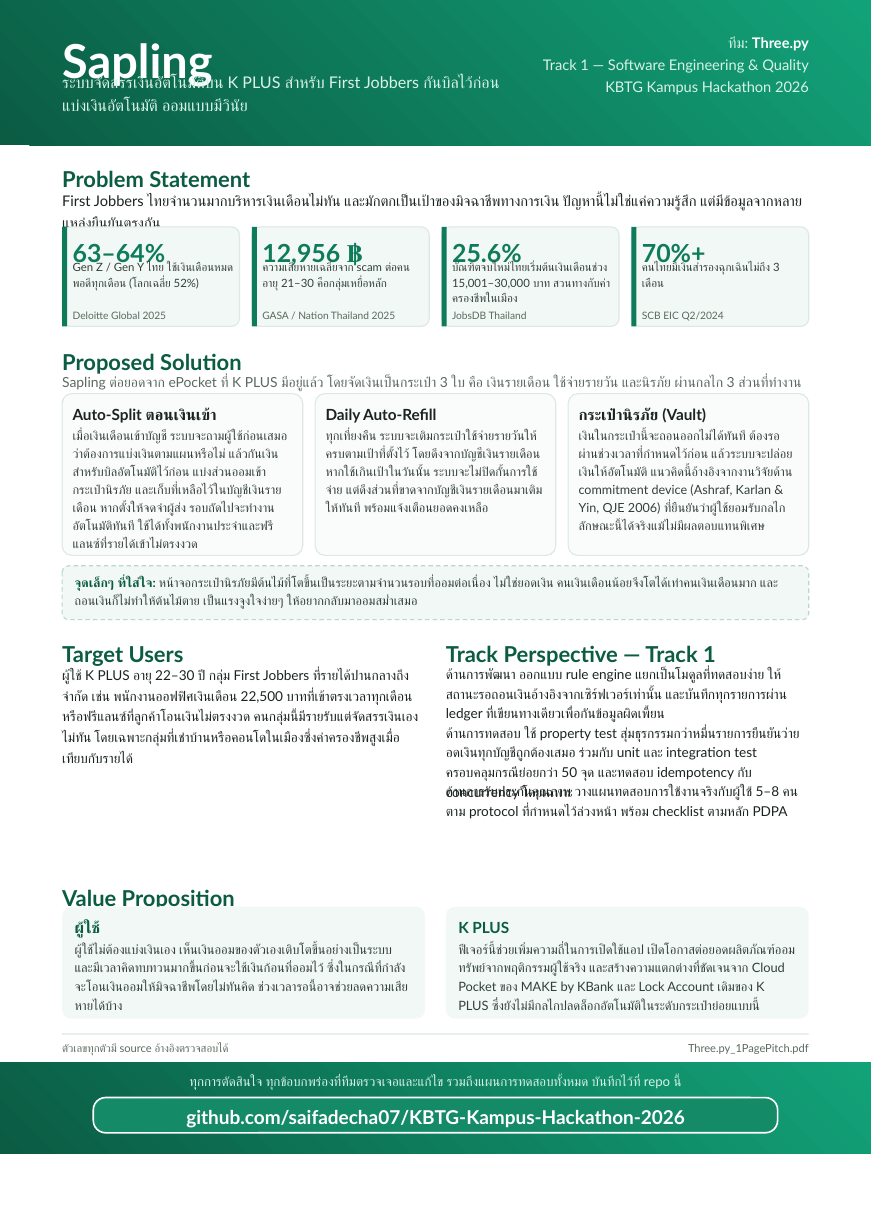
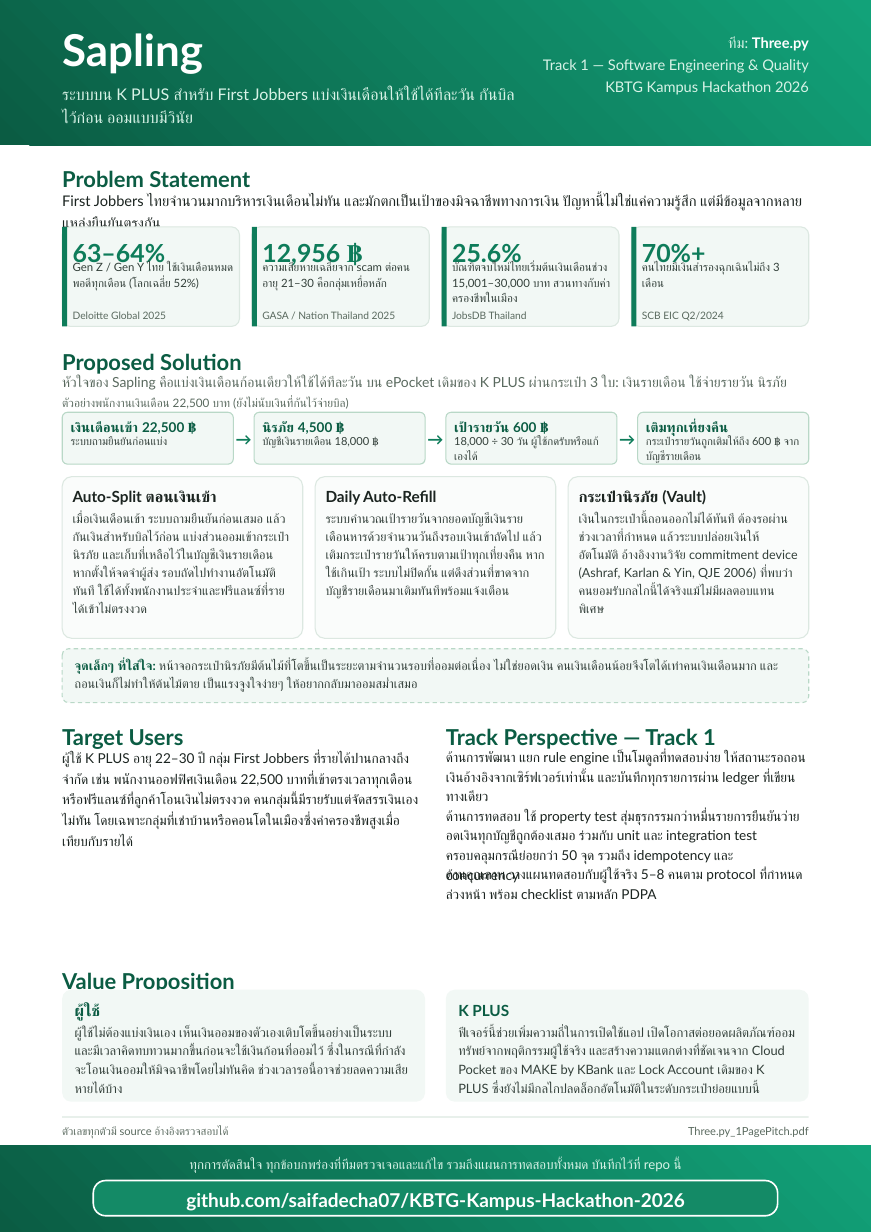
Before and after one commit to saifadecha07/KBTG-Kampus-Hackathon-2026, a slide deck: slide 1 of docs/06-pitch/Three.py_1PagePitch.pptx. Drawn at 871x1232 pixels with LibreOffice and Linux fonts; fonts in the diff are those of the drawing. Boxes give left, top, right and bottom in pixels: in the first picture for what was removed or moved away, otherwise in the second. Text is boxed around its words. In the diff, an @@ line names an element or a change of style, - is before the commit and + after.

Commit message:
docs(pitch): make the daily-allowance mechanic the headline of the solution
The core idea — split one monthly salary into money you can spend a
day at a time — was only a one-line refill card with no numbers, and
the tagline led with "auto-allocation" instead. Add a worked example
strip (22,500 -> vault 4,500 + monthly 18,000 -> 600/day -> midnight
refill, from the user flow in sapling_strategy.md), state how the
daily target is derived, and rewrite the tagline and section intro
around it. Trimmed other copy to stay on one page; PPTX mirrors it.

```diff
--- a/docs/06-pitch/Three.py_1PagePitch.pptx
+++ b/docs/06-pitch/Three.py_1PagePitch.pptx
@@ text "Sapling": place and size @@
-text "Sapling" at (62, 43, 212, 87)
+text "Sapling" at (62, 33, 203, 74)
@@ text "Sapling" at (62, 33, 203, 74): size 32 to 30 pt @@
@@ text at (62, 87, 515, 123): text changed @@
-ระบบจัดสรรเงินอัตโนมัติบน K PLUS สำหรับ First Jobbers กันบิลไว้ก่อน แบ่งเงินอัตโนมัติ ออมแบบมีวินัย
+ระบบบน K PLUS สำหรับ First Jobbers แบ่งเงินเดือนให้ใช้ได้ทีละวัน กันบิลไว้ก่อน ออมแบบมีวินัย
@@ text at (62, 376, 787, 390): text changed @@
-Sapling ต่อยอดจาก ePocket ที่ K PLUS มีอยู่แล้ว โดยจัดเงินเป็นกระเป๋า 3 ใบ คือ เงินรายเดือน ใช้จ่ายรายวัน และนิรภัย ผ่านกลไก 3 ส่วนที่ทำงานร่วมกันโดยผู้ใช้ไม่ต้องโยกเงินเอง
+หัวใจของ Sapling คือแบ่งเงินเดือนก้อนเดียวให้ใช้ได้ทีละวัน บน ePocket เดิมของ K PLUS ผ่านกระเป๋า 3 ใบ: เงินรายเดือน ใช้จ่ายรายวัน นิรภัย
@@ text added at (62, 397, 349, 409), 8 pt, text #5A6A5F @@
+ตัวอย่างพนักงานเงินเดือน 22,500 บาท (ยังไม่นับเงินที่กันไว้จ่ายบิล)
@@ rounded rectangle added at (62, 412, 233, 463), fill #F2F8F5, outline #B9D8C7 0.75 pt @@
@@ rounded rectangle added at (254, 412, 424, 463), fill #F2F8F5, outline #B9D8C7 0.75 pt @@
@@ rounded rectangle added at (446, 412, 616, 463), fill #F2F8F5, outline #B9D8C7 0.75 pt @@
@@ rounded rectangle added at (637, 412, 808, 463), fill #F2F8F5, outline #B9D8C7 0.75 pt @@
@@ text added at (71, 421, 184, 434), 9.2 pt, text #0B5C43, bold @@
+เงินเดือนเข้า 22,500 ฿
@@ text added at (71, 436, 168, 445), 7.6 pt, text #33403A @@
+ระบบถามยืนยันก่อนแบ่ง
@@ text added at (233, 427, 254, 448), 11 pt, text #0E7C5A, bold @@
+→
@@ text added at (262, 421, 332, 434), 9.2 pt, text #0B5C43, bold @@
+นิรภัย 4,500 ฿
@@ text added at (262, 436, 370, 448), 7.6 pt, text #33403A @@
+บัญชีเงินรายเดือน 18,000 ฿
@@ text added at (425, 427, 447, 448), 11 pt, text #0E7C5A, bold @@
+→
@@ text added at (454, 421, 536, 433), 9.2 pt, text #0B5C43, bold @@
+เป้ารายวัน 600 ฿
@@ text added at (454, 436, 599, 460), 7.6 pt, text #33403A @@
+18,000 ÷ 30 วัน ผู้ใช้กดรับหรือแก้เองได้
@@ text added at (617, 427, 638, 448), 11 pt, text #0E7C5A, bold @@
+→
@@ text added at (646, 421, 728, 436), 9.2 pt, text #0B5C43, bold @@
+เติมทุกเที่ยงคืน
@@ text added at (646, 436, 771, 463), 7.6 pt, text #33403A @@
+กระเป๋ารายวันถูกเติมให้ถึง 600 ฿ จากบัญชีรายเดือน
@@ 5 rounded rectangles, 4 texts, 1 rectangle: place and size @@
-5 rounded rectangles, 4 texts, 1 rectangle at (62, 394, 809, 1055)
+5 rounded rectangles, 4 texts, 1 rectangle at (62, 476, 809, 1138)
@@ text at (73, 513, 285, 613): text changed @@
-เมื่อเงินเดือนเข้าบัญชี ระบบจะถามผู้ใช้ก่อนเสมอว่าต้องการแบ่งเงินตามแผนหรือไม่ แล้วกันเงินสำหรับบิลอัตโนมัติไว้ก่อน แบ่งส่วนออมเข้ากระเป๋านิรภัย และเก็บที่เหลือไว้ในบัญชีเงินรายเดือน หากตั้งให้จดจำผู้ส่ง รอบถัดไปจะทำงานอัตโนมัติทันที ใช้ได้ทั้งพนักงานประจำและฟรีแลนซ์ที่รายได้เข้าไม่ตรงงวด
+เมื่อเงินเดือนเข้า ระบบถามยืนยันก่อนเสมอ แล้วกันเงินสำหรับบิลไว้ก่อน แบ่งส่วนออมเข้ากระเป๋านิรภัย และเก็บที่เหลือไว้ในบัญชีเงินรายเดือน หากตั้งให้จดจำผู้ส่ง รอบถัดไปทำงานอัตโนมัติทันที ใช้ได้ทั้งพนักงานประจำและฟรีแลนซ์ที่รายได้เข้าไม่ตรงงวด
@@ text at (326, 513, 542, 599): text changed @@
-ทุกเที่ยงคืน ระบบจะเติมกระเป๋าใช้จ่ายรายวันให้ครบตามเป้าที่ตั้งไว้ โดยดึงจากบัญชีเงินรายเดือน หากใช้เกินเป้าในวันนั้น ระบบจะไม่ปิดกั้นการใช้จ่าย แต่ดึงส่วนที่ขาดจากบัญชีเงินรายเดือนมาเติมให้ทันที พร้อมแจ้งเตือนยอดคงเหลือ
+ระบบคำนวณเป้ารายวันจากยอดบัญชีเงินรายเดือนหารด้วยจำนวนวันถึงรอบเงินเข้าถัดไป แล้วเติมกระเป๋ารายวันให้ครบตามเป้าทุกเที่ยงคืน หากใช้เกินเป้า ระบบไม่ปิดกั้น แต่ดึงส่วนที่ขาดจากบัญชีรายเดือนมาเติมทันทีพร้อมแจ้งเตือน
@@ text at (579, 513, 798, 613): text changed @@
-เงินในกระเป๋านี้จะถอนออกไม่ได้ทันที ต้องรอผ่านช่วงเวลาที่กำหนดไว้ก่อน แล้วระบบจะปล่อยเงินให้อัตโนมัติ แนวคิดนี้อ้างอิงจากงานวิจัยด้าน commitment device (Ashraf, Karlan & Yin, QJE 2006) ที่ยืนยันว่าผู้ใช้ยอมรับกลไกลักษณะนี้ได้จริงแม้ไม่มีผลตอบแทนพิเศษ
+เงินในกระเป๋านี้ถอนออกไม่ได้ทันที ต้องรอผ่านช่วงเวลาที่กำหนด แล้วระบบปล่อยเงินให้อัตโนมัติ อ้างอิงงานวิจัย commitment device (Ashraf, Karlan & Yin, QJE 2006) ที่พบว่าคนยอมรับกลไกนี้ได้จริงแม้ไม่มีผลตอบแทนพิเศษ
@@ 12 texts, 2 rounded rectangles, 1 rectangle: place and size @@
-12 texts, 2 rounded rectangles, 1 rectangle at (0, 407, 871, 1153)
+12 texts, 2 rounded rectangles, 1 rectangle at (0, 490, 871, 1232)
@@ text at (446, 751, 806, 801): text changed @@
-ด้านการพัฒนา ออกแบบ rule engine แยกเป็นโมดูลที่ทดสอบง่าย ให้สถานะรอถอนเงินอ้างอิงจากเซิร์ฟเวอร์เท่านั้น และบันทึกทุกรายการผ่าน ledger ที่เขียนทางเดียวเพื่อกันข้อมูลผิดเพี้ยน
+ด้านการพัฒนา แยก rule engine เป็นโมดูลที่ทดสอบง่าย ให้สถานะรอถอนเงินอ้างอิงจากเซิร์ฟเวอร์เท่านั้น และบันทึกทุกรายการผ่าน ledger ที่เขียนทางเดียว
@@ text at (446, 810, 799, 864): text changed @@
-ด้านการทดสอบ ใช้ property test สุ่มธุรกรรมกว่าหมื่นรายการยืนยันว่ายอดเงินทุกบัญชีถูกต้องเสมอ ร่วมกับ unit และ integration test ครอบคลุมกรณีย่อยกว่า 50 จุด และทดสอบ idempotency กับ concurrency โดยเฉพาะ
+ด้านการทดสอบ ใช้ property test สุ่มธุรกรรมกว่าหมื่นรายการยืนยันว่ายอดเงินทุกบัญชีถูกต้องเสมอ ร่วมกับ unit และ integration test ครอบคลุมกรณีย่อยกว่า 50 จุด รวมถึง idempotency และ concurrency
@@ text at (446, 869, 802, 899): text changed @@
-ด้านการรับประกันคุณภาพ วางแผนทดสอบการใช้งานจริงกับผู้ใช้ 5–8 คนตาม protocol ที่กำหนดไว้ล่วงหน้า พร้อม checklist ตามหลัก PDPA
+ด้านคุณภาพ วางแผนทดสอบกับผู้ใช้จริง 5–8 คนตาม protocol ที่กำหนดล่วงหน้า พร้อม checklist ตามหลัก PDPA
```
Also in this commit, not shown: 2 other files.
